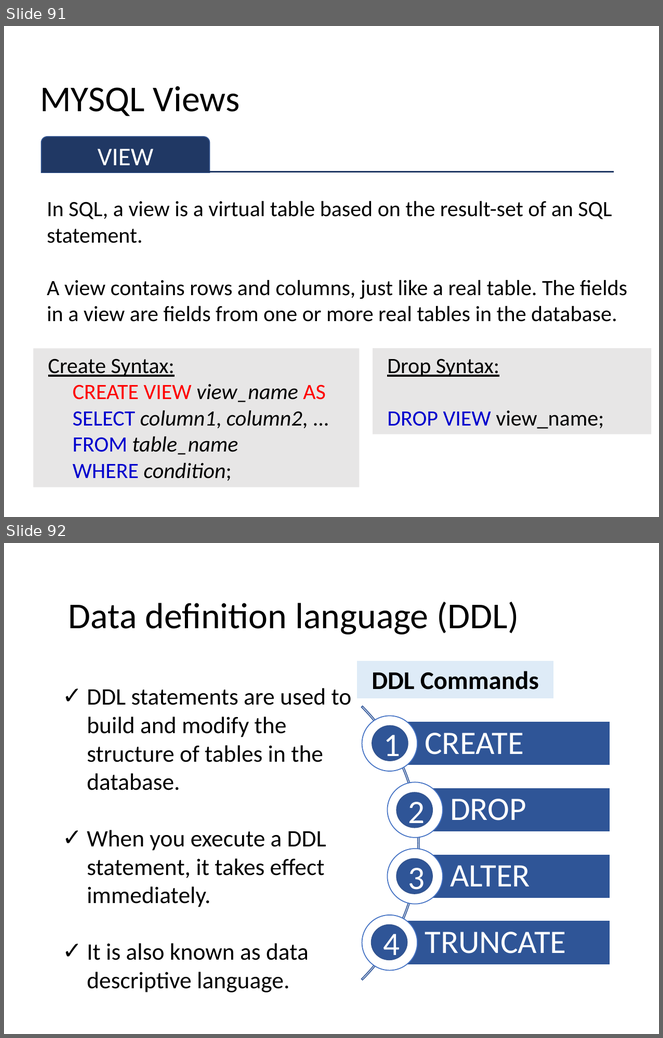
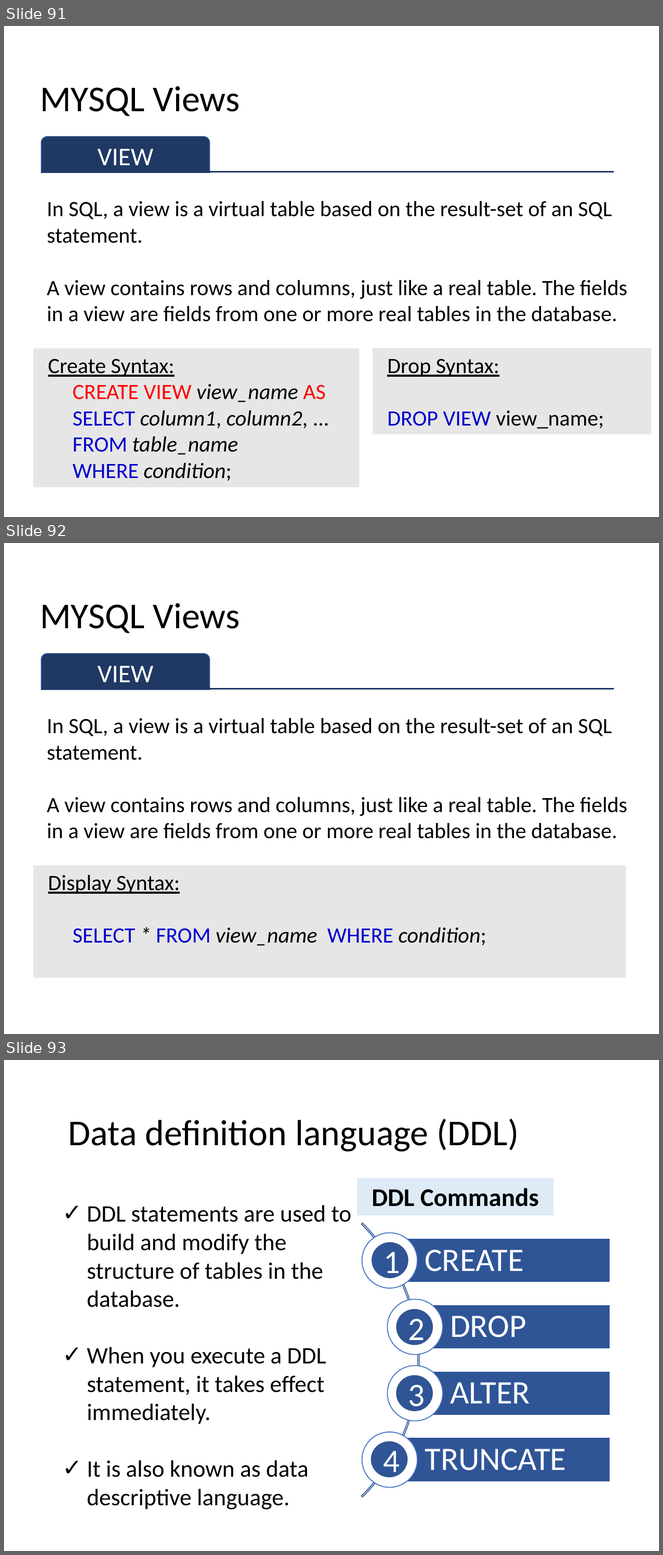
Before and after one commit to sitmbadept/sitmbadept.github.io, a slide deck: 2023/UNIT_2/Site/UNIT-2-PART-1.pptx. Shown one above the other, each under a label of ours: slides 91 and 92 before the commit, slides 91, 92 and 93 after it. The pictures are 663x1038 and 663x1555 pixels, drawn with LibreOffice and Linux fonts; fonts in the diff are those of the drawing. Boxes give left, top, right and bottom in pixels: in the first picture for what was removed or moved away, otherwise in the second. Text is boxed around its words. In the diff, an @@ line names an element or a change of style, - is before the commit and + after.

```diff
--- a/2023/UNIT_2/Site/UNIT-2-PART-1.pptx
+++ b/2023/UNIT_2/Site/UNIT-2-PART-1.pptx
@@ slide 92 added at <box>4,543,659,1034</box>, background #FFFFFF @@
@@ title added at <box>40,603,240,633</box>, 40 pt, text #000000 @@
+MYSQL Views
@@ round same rect added at <box>41,654,210,690</box>, fill #203864, outline #325491 1 pt, 28 pt, text #FFFFFF @@
+VIEW
@@ line added from (41, 689) to (614, 689), #203864 1.5 pt @@
@@ text added at <box>47,718,627,839</box>, 24 pt, text #000000 @@
+In SQL, a view is a virtual table based on the result-set of an SQL statement.
+A view contains rows and columns, just like a real table. The fields in a view are fields from one or more real tables in the database.
@@ rectangle added at <box>34,865,626,978</box>, fill #E7E6E6, 24 pt, text #000000 @@
+Display Syntax:
+  SELECT * FROM view_name WHERE condition;
@@ what was slide 92 is now slide 93 @@
```
Also in this commit, not shown: 2 slides changed, 1 other file.
